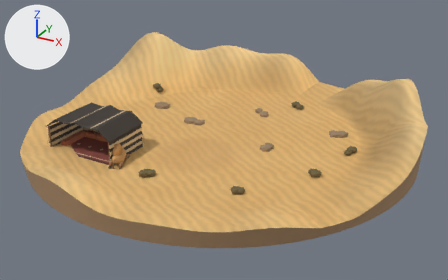
Renders of the glTF model quest-native/assets/world/scene_raid/scene_raid.glb from each side of a commit.
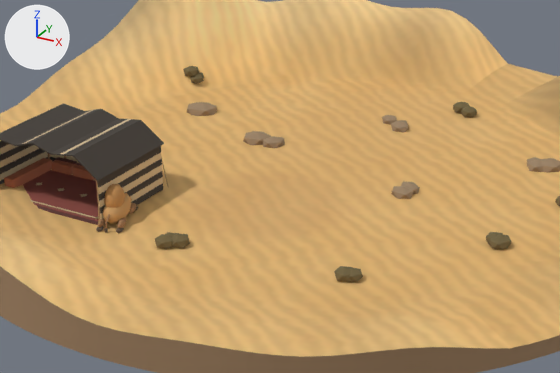
There are two pictures of each version: one whole from a 50 mm camera at (23.7, -42.9, 21.0) aimed at (0.6, -0.8, 0.0), one close up on the part from 13% to 77% of the width and 18% to 86% of the height. Every picture has the same lights, and +X, +Y and +Z are marked at upper left. The first two pictures are the older version. Where no turn or scale is listed for an object, it has been applied to the vertices.

In view in the first close-up: 'Ground', 'Icosphere.003', 'Icosphere.004', 'Icosphere.005', 'Plinth', 'camel_kneeling.002', 'tent.002' and 19 more.
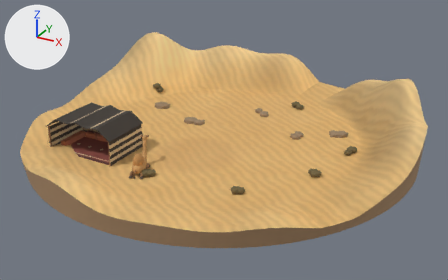
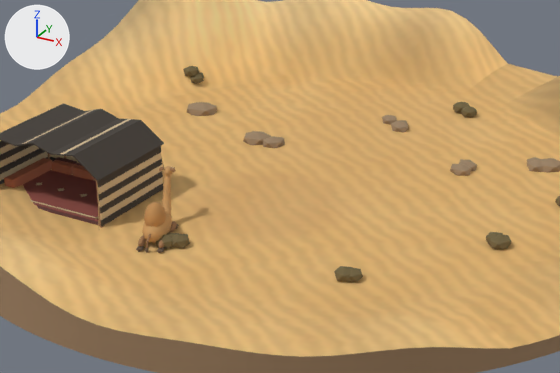
Edits to the bpy script that builds the scene:
```text
Change ob_camel_kneeling_002:
    ob_camel_kneeling_002.location: (-4.4, -8.6, 0.0) -> (-2.0, -9.2, 0.0)
Change ob_icosphere_003:
    ob_icosphere_003.location: (4.5, -0.93, 0.1) -> (5.7, 2.47, 0.1)
Change ob_icosphere_004:
    ob_icosphere_004.location: (4.49, -0.24, 0.1) -> (5.69, 3.16, 0.1)
Change ob_icosphere_005:
    ob_icosphere_005.location: (4.62, -0.41, 0.1) -> (5.82, 2.99, 0.1)
```

Pixel boxes (x1, y1, x2, y2) of what changed, in the close-ups (560 x 373 px):
'camel_kneeling.002', moved: before (96, 184, 138, 233); after (136, 166, 179, 253)
'Icosphere.003', moved: before (391, 186, 413, 199); after (450, 164, 472, 176)
'Icosphere.005', moved: before (403, 184, 420, 194); after (460, 161, 477, 171)
'Icosphere.004', moved: before (401, 181, 417, 186); after (459, 159, 474, 164)
